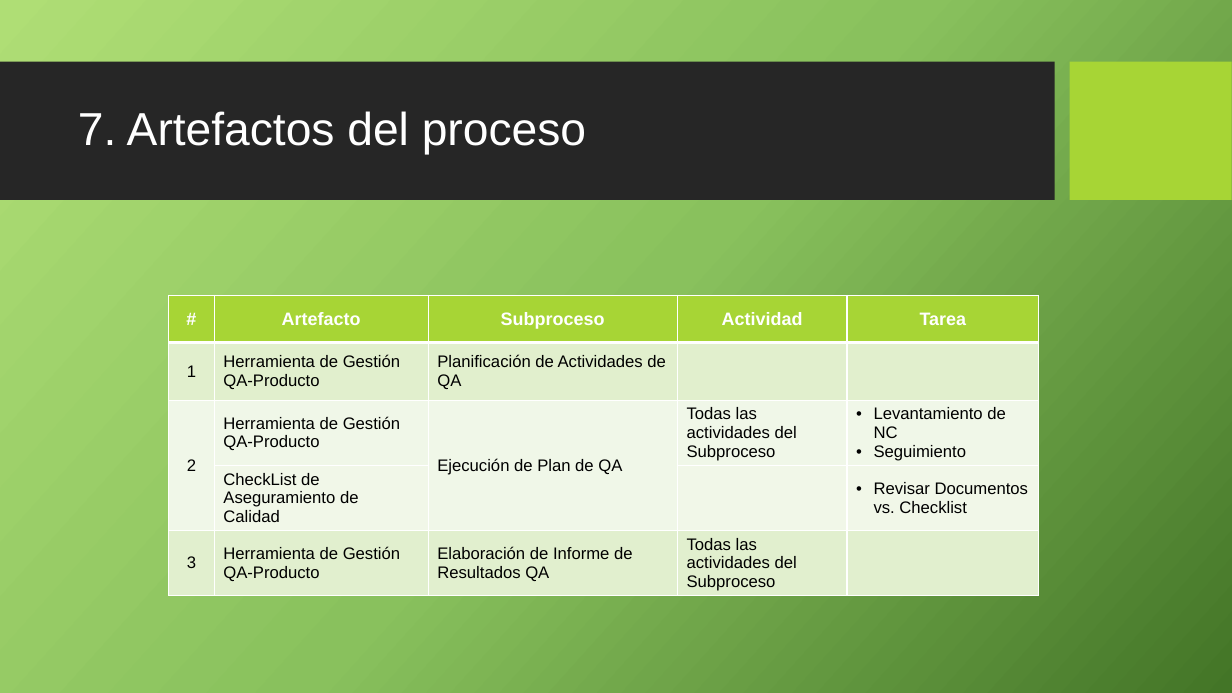
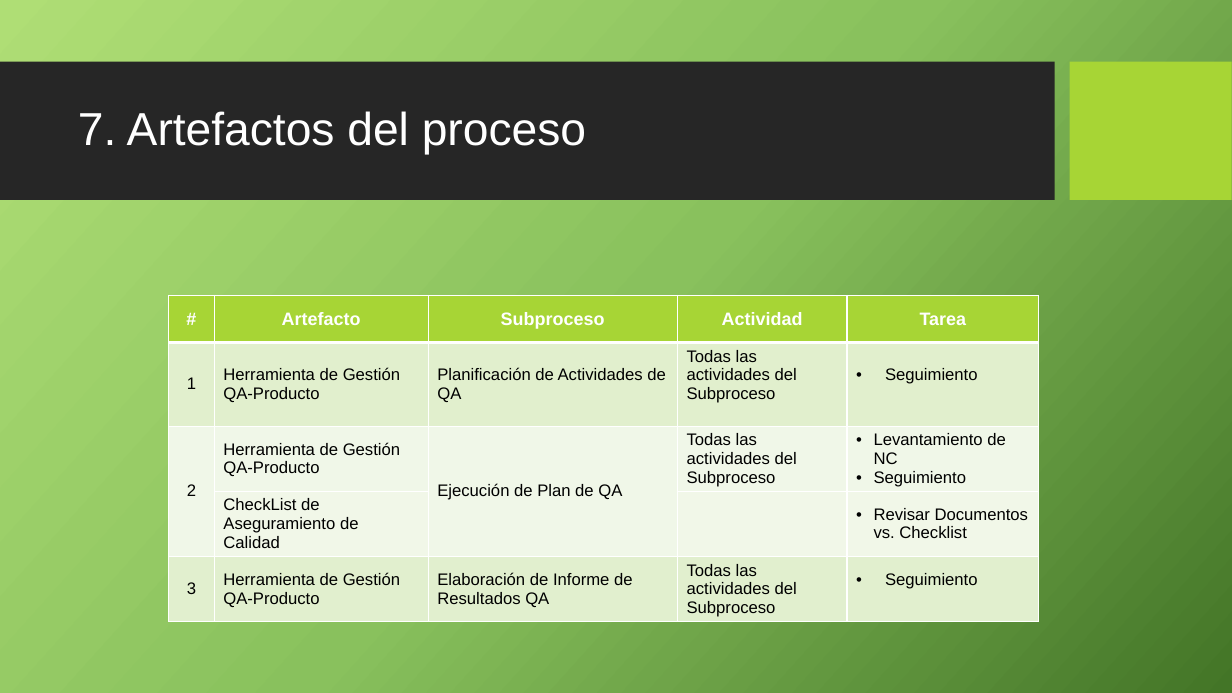
Before and after one commit to cjbensan/sistema-facturacion-inventario, a slide deck: slide 21 of CMMI-Nivel-2/PPQA/PACPPQA_0.1_2015.pptx. Drawn at 1232x693 pixels with LibreOffice and Linux fonts; fonts in the diff are those of the drawing; background and template pictures are left out. Boxes give left, top, right and bottom in pixels: in the first picture for what was removed or moved away, otherwise in the second. Text is boxed around its words. In the diff, an @@ line names an element or a change of style, - is before the commit and + after.

```diff
--- a/CMMI-Nivel-2/PPQA/PACPPQA_0.1_2015.pptx
+++ b/CMMI-Nivel-2/PPQA/PACPPQA_0.1_2015.pptx
@@ table at [169,296,1041,640] @@
-row 2, column 4: 
+row 2, column 4: Todas las actividades del Subproceso
-row 2, column 5: 
+row 2, column 5: Seguimiento
-row 5, column 5: 
+row 5, column 5: Seguimiento
```
Also in this commit, not shown: 6 other slides changed.
